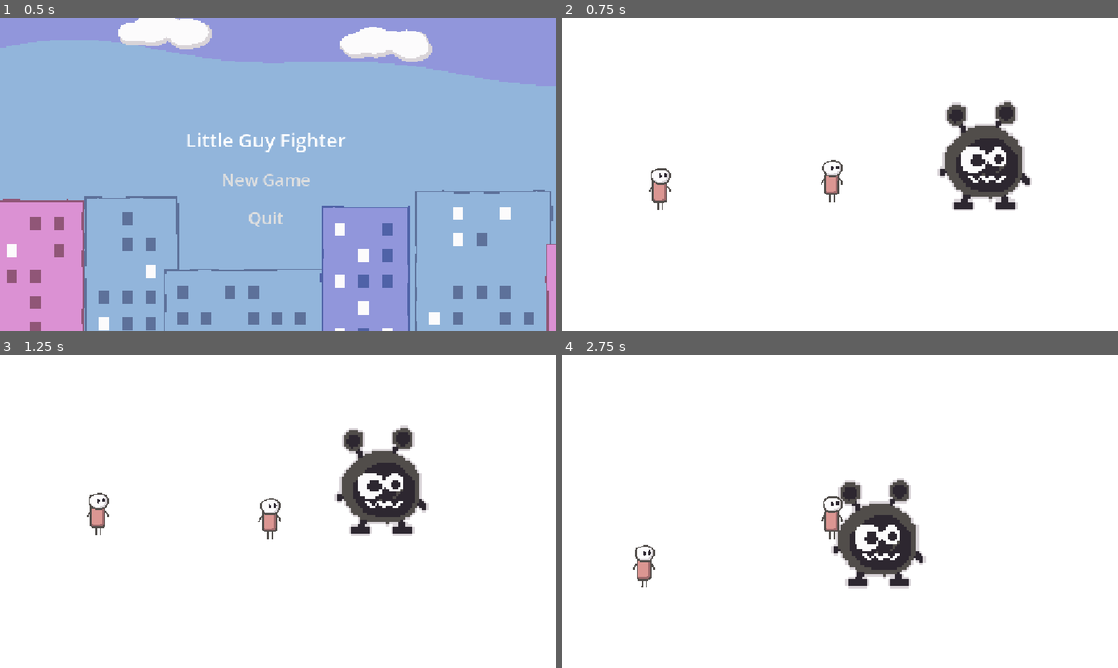
Above: before the commit, frames 1-4 (two rows, left to right).
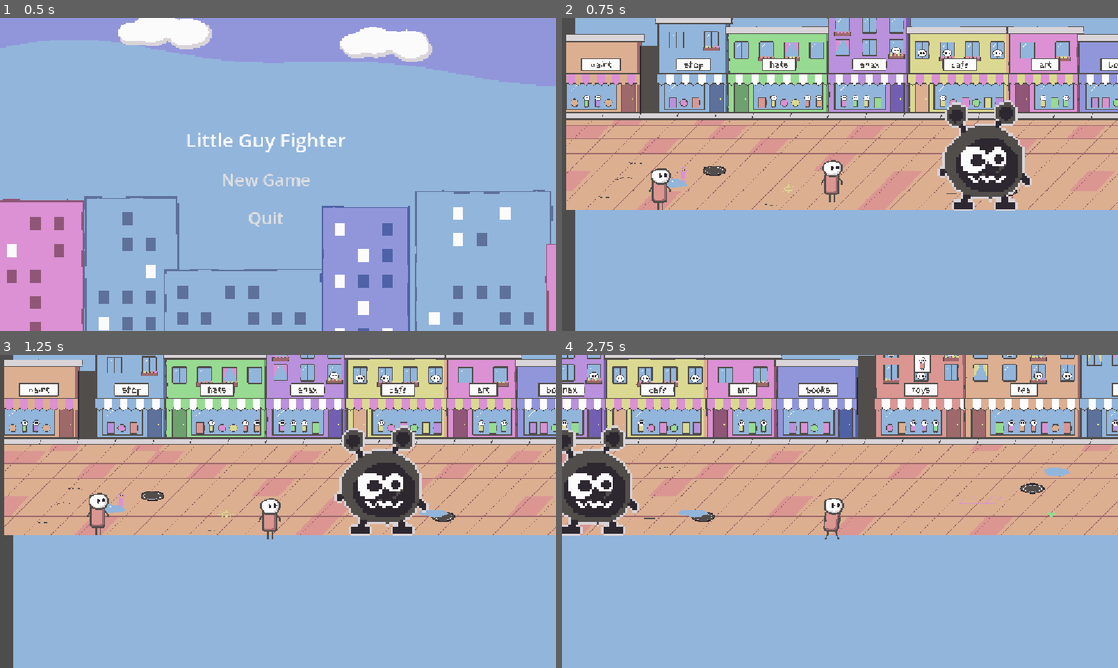
Above: after the commit, the same moments.

Repository: mitchglitchisdabestg/Little-guy-fighter
Game: Godot game, scene res://Scenes/UI/main_menu.tscn
Same seed, same stepped clock (60 frames per second), same inputs: the game is played once before the commit and once after it.
Inputs (mouse positions are in pixels of both pictures, inside the frame that each line leads up to):
- Up to frame 1 (0.5 s): no input
- Up to frame 2 (0.75 s): click "New Game" at 0.5 s
- Up to frame 3 (1.25 s): no input
- Up to frame 4 (2.75 s): move the mouse to (962, 495) at 1.27 s; hold D (Right) from 1.28 s (still down); tap Space (Jump) at 1.35, 1.52, 1.82, 2.1, 2.27, 2.57 s; move the mouse to (728, 527) at 2.02 s

Frame 1 is identical in both runs. In frame 2, 93% of the frame differs, in the area x 0-100%, y 0-100%; in frame 3, 93%; in frame 4, 97%.

Commit message:
Implemented the player state animations

Diff:
--- a/little-guy-st/Scenes/Player/player.tscn
+++ b/little-guy-st/Scenes/Player/player.tscn
@@ -2,6 +2,22 @@
 
 [ext_resource type="Script" uid="uid://d8dy8y246ms2" path="res://Scripts/Player.gd" id="1_uvnfx"]
 [ext_resource type="Texture2D" uid="uid://drr85vau1djql" path="res://Assets/little_guy_pack/player.png" id="2_a3d8c"]
+
+[sub_resource type="AtlasTexture" id="AtlasTexture_r5xpd"]
+atlas = ExtResource("2_a3d8c")
+region = Rect2(0, 288, 64, 96)
+
+[sub_resource type="AtlasTexture" id="AtlasTexture_ks1b7"]
+atlas = ExtResource("2_a3d8c")
+region = Rect2(64, 288, 64, 96)
+
+[sub_resource type="AtlasTexture" id="AtlasTexture_hnuln"]
+atlas = ExtResource("2_a3d8c")
+region = Rect2(128, 288, 64, 96)
+
+[sub_resource type="AtlasTexture" id="AtlasTexture_aqm4k"]
+atlas = ExtResource("2_a3d8c")
+region = Rect2(192, 288, 64, 96)
 
 [sub_resource type="AtlasTexture" id="AtlasTexture_xpcdj"]
 atlas = ExtResource("2_a3d8c")
@@ -27,6 +43,22 @@
 atlas = ExtResource("2_a3d8c")
 region = Rect2(320, 0, 64, 96)
 
+[sub_resource type="AtlasTexture" id="AtlasTexture_oikmp"]
+atlas = ExtResource("2_a3d8c")
+region = Rect2(0, 192, 64, 96)
+
+[sub_resource type="AtlasTexture" id="AtlasTexture_06tpx"]
+atlas = ExtResource("2_a3d8c")
+region = Rect2(64, 192, 64, 96)
+
+[sub_resource type="AtlasTexture" id="AtlasTexture_7g0yx"]
+atlas = ExtResource("2_a3d8c")
+region = Rect2(128, 192, 64, 96)
+
+[sub_resource type="AtlasTexture" id="AtlasTexture_dey5f"]
+atlas = ExtResource("2_a3d8c")
+region = Rect2(192, 192, 64, 96)
+
 [sub_resource type="AtlasTexture" id="AtlasTexture_a3d8c"]
 atlas = ExtResource("2_a3d8c")
 region = Rect2(0, 96, 64, 96)
@@ -45,6 +77,23 @@
 
 [sub_resource type="SpriteFrames" id="SpriteFrames_pp5cw"]
 animations = [{
+"frames": [{
+"duration": 1.0,
+"texture": SubResource("AtlasTexture_r5xpd")
+}, {
+"duration": 1.0,
+"texture": SubResource("AtlasTexture_ks1b7")
+}, {
+"duration": 1.0,
+"texture": SubResource("AtlasTexture_hnuln")
+}, {
+"duration": 1.0,
+"texture": SubResource("AtlasTexture_aqm4k")
+}],
+"loop": 1,
+"name": &"Fall",
+"speed": 5.0
+}, {
 "frames": [{
 "duration": 1.0,
 "texture": SubResource("AtlasTexture_xpcdj")
@@ -68,6 +117,23 @@
 "name": &"Idle",
 "speed": 5.0
 }, {
+"frames": [{
+"duration": 1.0,
+"texture": SubResource("AtlasTexture_oikmp")
+}, {
+"duration": 1.0,
+"texture": SubResource("AtlasTexture_06tpx")
+}, {
+"duration": 1.0,
+"texture": SubResource("AtlasTexture_7g0yx")
+}, {
+"duration": 1.0,
+"texture": SubResource("AtlasTexture_dey5f")
+}],
+"loop": 1,
+"name": &"Jump",
+"speed": 5.0
+}, {
 "frames": [],
 "loop": 1,
 "name": &"Placeholder",
@@ -87,7 +153,7 @@
 "texture": SubResource("AtlasTexture_74mp2")
 }],
 "loop": 1,
-"name": &"WalkRight",
+"name": &"Walk",
 "speed": 5.0
 }]
 
@@ -100,9 +166,10 @@
 [node name="AnimatedSprite2D" type="AnimatedSprite2D" parent="." unique_id=1463377531]
 position = Vector2(2, -41)
 sprite_frames = SubResource("SpriteFrames_pp5cw")
-animation = &"WalkRight"
+animation = &"Fall"
 autoplay = "Idle"
-frame_progress = 0.44070947
+frame = 1
+frame_progress = 0.719027
 
 [node name="CollisionShape2D" type="CollisionShape2D" parent="." unique_id=2047518211]
 position = Vector2(0, -34)
--- a/little-guy-st/Scenes/World/world.tscn
+++ b/little-guy-st/Scenes/World/world.tscn
@@ -1,5 +1,7 @@
 [gd_scene format=3 uid="uid://c2vwb222ouqdu"]
 
+[ext_resource type="Texture2D" uid="uid://dn7iw2achlmrk" path="res://Assets/little_guy_pack/maps/worldA_sky.png" id="1_adcqc"]
+[ext_resource type="Texture2D" uid="uid://6i3r21sl210" path="res://Assets/little_guy_pack/maps/worldA_main.png" id="1_l1hd3"]
 [ext_resource type="PackedScene" uid="uid://kt33apddjbb0" path="res://Scenes/Player/player.tscn" id="1_t1gg8"]
 [ext_resource type="PackedScene" uid="uid://5tsawn866bsp" path="res://Scenes/UI/Pause menu/pause_menu.tscn" id="2_3rhlx"]
 [ext_resource type="Texture2D" uid="uid://bdmekj62vuxhg" path="res://Assets/Player/placeholder.png" id="2_yp2ti"]
@@ -45,14 +47,22 @@
 &"Walk test": SubResource("Animation_vadfg")
 }
 
-[node name="World" type="Node2D" unique_id=1436687875]
+[node name="Tutorial" type="Node2D" unique_id=1436687875]
 
-[node name="ColorRect" type="ColorRect" parent="." unique_id=259608694]
-offset_left = -997.0
-offset_top = -595.0
-offset_right = -957.0
-offset_bottom = -555.0
-scale = Vector2(47.778996, 26.772243)
+[node name="TextureRect2" type="TextureRect" parent="." unique_id=1879447480]
+offset_left = -411.0
+offset_top = -603.0
+offset_right = 4069.0
+offset_bottom = -243.0
+scale = Vector2(0.99884075, 3.6525729)
+texture = ExtResource("1_adcqc")
+
+[node name="TextureRect" type="TextureRect" parent="." unique_id=1735593947]
+offset_left = -425.0
+offset_top = -361.0
+offset_right = 4055.0
+offset_bottom = -1.0
+texture = ExtResource("1_l1hd3")
 
 [node name="Floor boundray" type="StaticBody2D" parent="." unique_id=1443762833]
 
--- a/little-guy-st/Scripts/Player.gd
+++ b/little-guy-st/Scripts/Player.gd
@@ -1,8 +1,10 @@
 extends CharacterBody2D
 
+@onready var animated_sprite = $AnimatedSprite2D
 
 const SPEED = 350.0
-const JUMP_VELOCITY = -400.0
+const JUMP_VELOCITY = -600.0
+var is_acting: bool = false
 
 
 func _physics_process(delta: float) -> void:
@@ -13,13 +15,33 @@
 	# Handle jump.
 	if Input.is_action_just_pressed("Jump") and is_on_floor():
 		velocity.y = JUMP_VELOCITY
+		is_acting = true
+		animated_sprite.play("Jump")
 
 	# Get the input direction and handle the movement/deceleration.
 	# As good practice, you should replace UI actions with custom gameplay actions.
 	var direction := Input.get_axis("Left", "Right")
+
+	if direction > 0 :
+		animated_sprite.flip_h = false
+	elif direction < 0:
+		animated_sprite.flip_h = true
+
+
 	if direction:
 		velocity.x = direction * SPEED
 	else:
 		velocity.x = move_toward(velocity.x, 0, SPEED)
 
 	move_and_slide()
+#Play animations
+	if is_acting:
+		if animated_sprite.animation == "Jump" and not animated_sprite.is_playing():
+			animated_sprite.play("Fall")
+		if is_on_floor() and velocity.y >= 0:
+			is_acting = false
+	else:
+		if direction == 0:
+			animated_sprite.play("Idle")
+		else:
+			animated_sprite.play("Walk")
